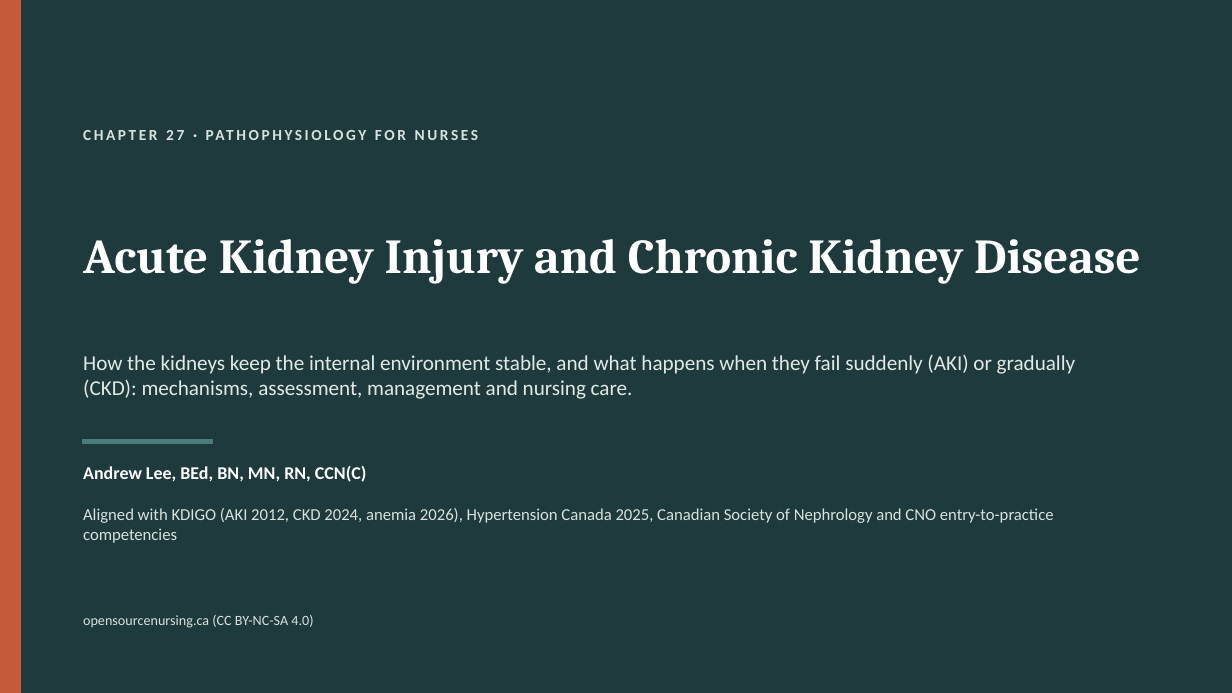
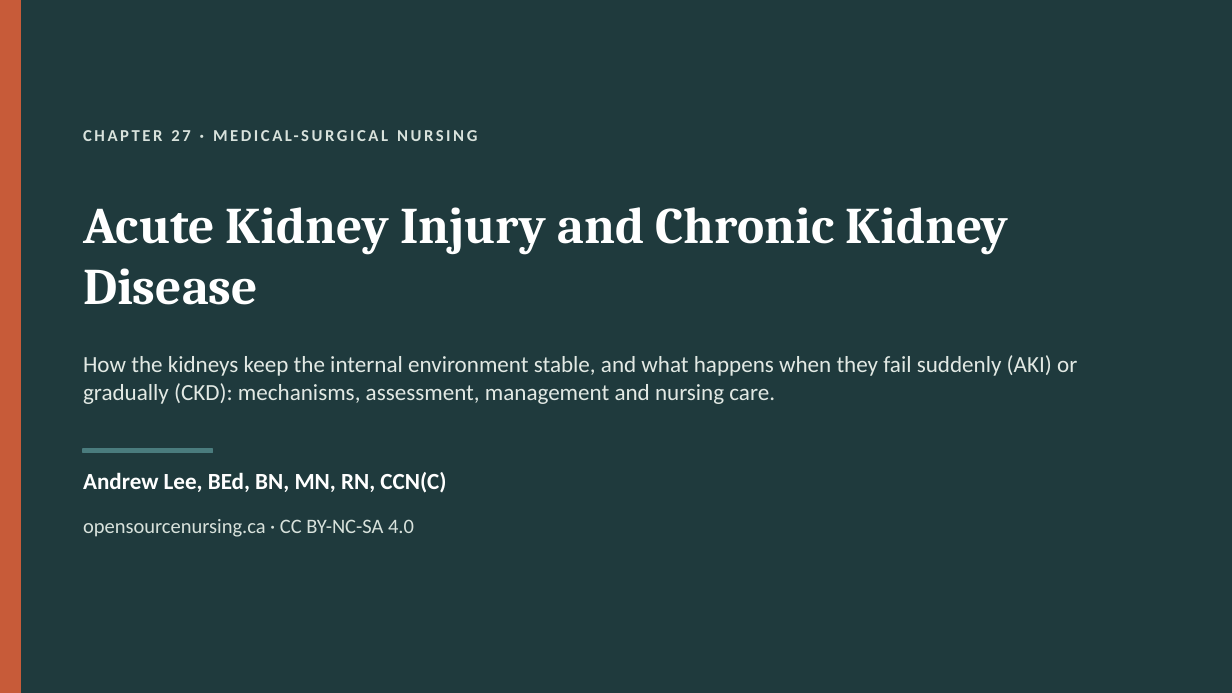
Before and after one commit to andrewleenl/opensourcenursing, a slide deck: slide 1 of Ch27_Acute_Kidney_Injury_and_Chronic_Kidney_Disease_Lecture_Presentation.pptx. Drawn at 1232x693 pixels with LibreOffice and Linux fonts; fonts in the diff are those of the drawing. Boxes give left, top, right and bottom in pixels: in the first picture for what was removed or moved away, otherwise in the second. Text is boxed around its words. In the diff, an @@ line names an element or a change of style, - is before the commit and + after.

```diff
--- a/Ch27_Acute_Kidney_Injury_and_Chronic_Kidney_Disease_Lecture_Presentation.pptx
+++ b/Ch27_Acute_Kidney_Injury_and_Chronic_Kidney_Disease_Lecture_Presentation.pptx
@@ text at bbox=[83, 125, 1146, 162]: text changed; size 12 to 13 pt @@
-CHAPTER 27 · PATHOPHYSIOLOGY FOR NURSES
+CHAPTER 27 · MEDICAL-SURGICAL NURSING
@@ title "Acute Kidney Injury and Chronic ..." at bbox=[83, 207, 1009, 305]: size 38 to 40 pt @@
@@ text "How the kidneys keep the ..." at bbox=[83, 355, 1077, 404]: size 16.5 to 18 pt; less space between paragraphs @@
@@ rectangle removed at bbox=[83, 440, 213, 444] @@
@@ rectangle added at bbox=[83, 449, 213, 453], fill #4A7C7E, outline #4A7C7E 1 pt @@
@@ text "Andrew Lee, BEd, BN, MN, ..." at bbox=[83, 472, 446, 493]: size 14 to 18 pt @@
@@ text removed at bbox=[83, 508, 1054, 543] @@
-Aligned with KDIGO (AKI 2012, CKD 2024, anemia 2026), Hypertension Canada 2025, Canadian Society of Nephrology and CNO entry-to-practice competencies
@@ text at bbox=[83, 519, 414, 537]: text changed; size 11 to 16 pt @@
-opensourcenursing.ca (CC BY-NC-SA 4.0)
+opensourcenursing.ca · CC BY-NC-SA 4.0
```
Also in this commit, not shown: 6 other slides changed, 37 slides added, 45 slides removed, 1 other file.
